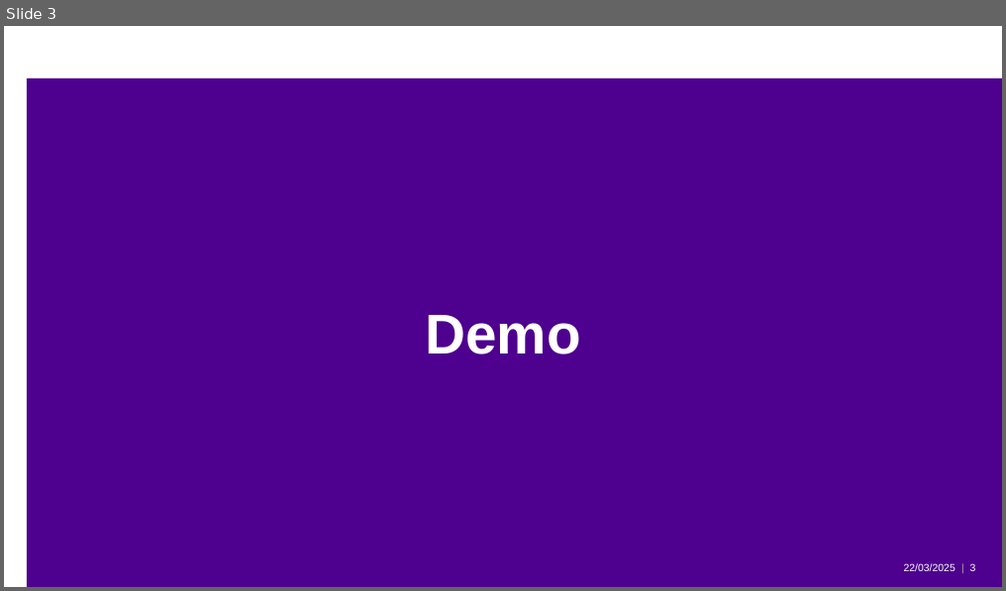
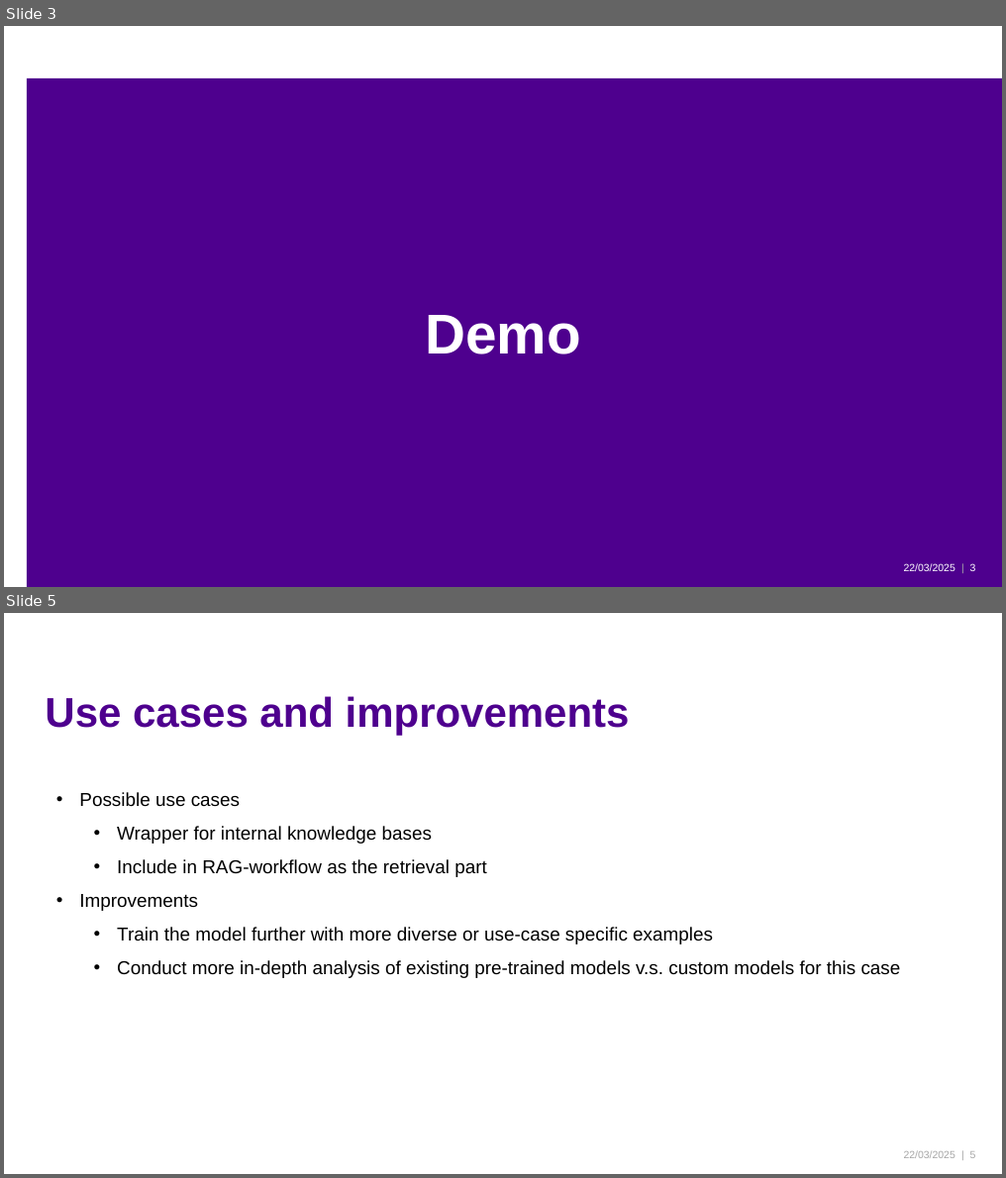
Before and after one commit to taskijanne/capstone, a slide deck: Presentation.pptx. Shown one above the other, each under a label of ours: slide 3 before the commit, slides 3 and 5 after it; the slides between them are not shown. The pictures are 1006x591 and 1006x1178 pixels, drawn with LibreOffice and Linux fonts; fonts in the diff are those of the drawing; background and template pictures are left out. Boxes give left, top, right and bottom in pixels: in the first picture for what was removed or moved away, otherwise in the second. Text is boxed around its words. In the diff, an @@ line names an element or a change of style, - is before the commit and + after.

```diff
--- a/Presentation.pptx
+++ b/Presentation.pptx
@@ slide 5 added at [4, 613, 1002, 1174], background #FFFFFF @@
@@ title added at [45, 696, 630, 735], 40 pt, text #4E008E, bold @@
+Use cases and improvements
@@ text added at [79, 792, 901, 978], 18 pt, text #000000 @@
+• Possible use cases
+  • Wrapper for internal knowledge bases
+  • Include in RAG-workflow as the retrieval part
+• Improvements
+  • Train the model further with more diverse or use-case specific examples
+  • Conduct more in-depth analysis of existing pre-trained models v.s. custom models for this case
@@ text added at [904, 1151, 955, 1158], 10 pt, text #A6A6A6 @@
+22/03/2025
@@ page number added at [970, 1152, 976, 1158], 10 pt, text #A6A6A6 @@
+| 5
```
Also in this commit, not shown: 1 slide changed, 1 other slide added.
